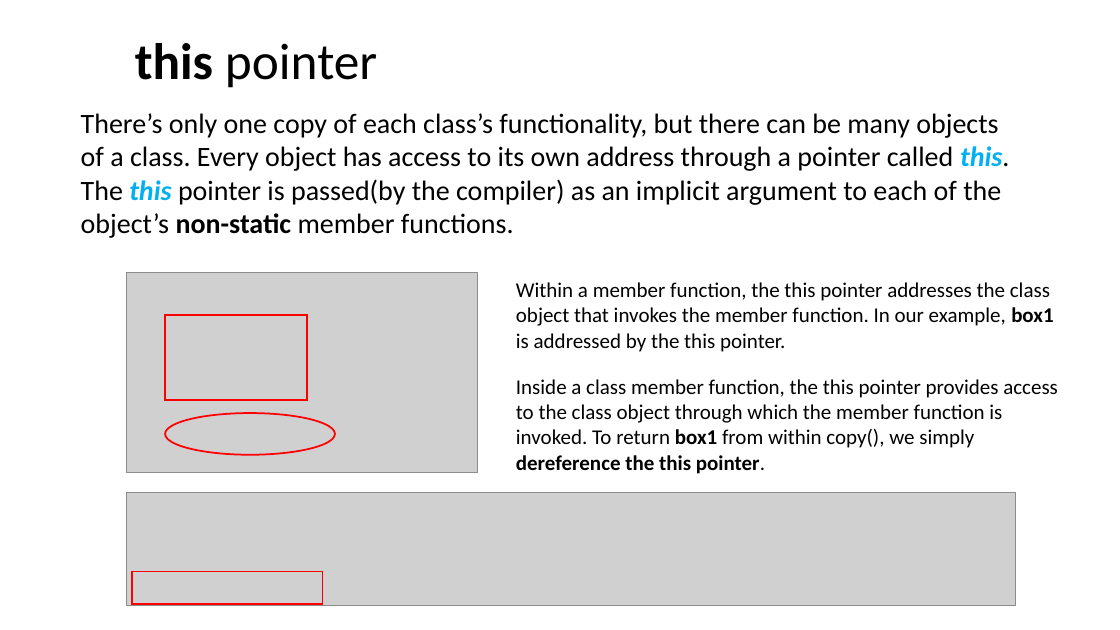
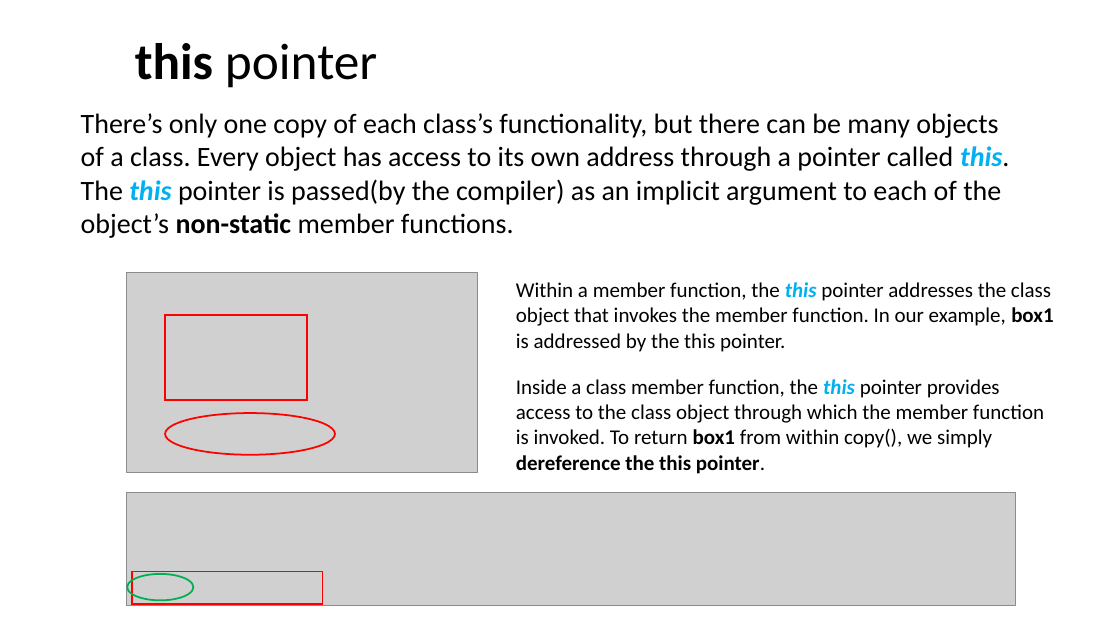
Before and after one commit to dayekuaipao/CPPLearning, a slide deck: slide 18 of week09/Lab09.pptx (slide 15 before the commit). Drawn at 1120x630 pixels with LibreOffice and Linux fonts; fonts in the diff are those of the drawing; grey boxes stand for pictures; background and template pictures are left out. Boxes give left, top, right and bottom in pixels: in the first picture for what was removed or moved away, otherwise in the second. Text is boxed around its words. In the diff, an @@ line names an element or a change of style, - is before the commit and + after.

```diff
--- a/week09/Lab09.pptx
+++ b/week09/Lab09.pptx
@@ text "Within a member function, the ..." at (x1=516, y1=282, x2=1053, y2=352): text colour #000000 to #00B0F0, bold on, italic on in "this" @@
@@ text "Inside a class member function, ..." at (x1=516, y1=379, x2=1044, y2=474): text colour #000000 to #00B0F0, bold on, italic on in "this" @@
@@ ellipse added at (x1=127, y1=574, x2=193, y2=600), outline #00B050 1.5 pt @@
```
Also in this commit, not shown: 3 other slides changed, 3 slides added.
